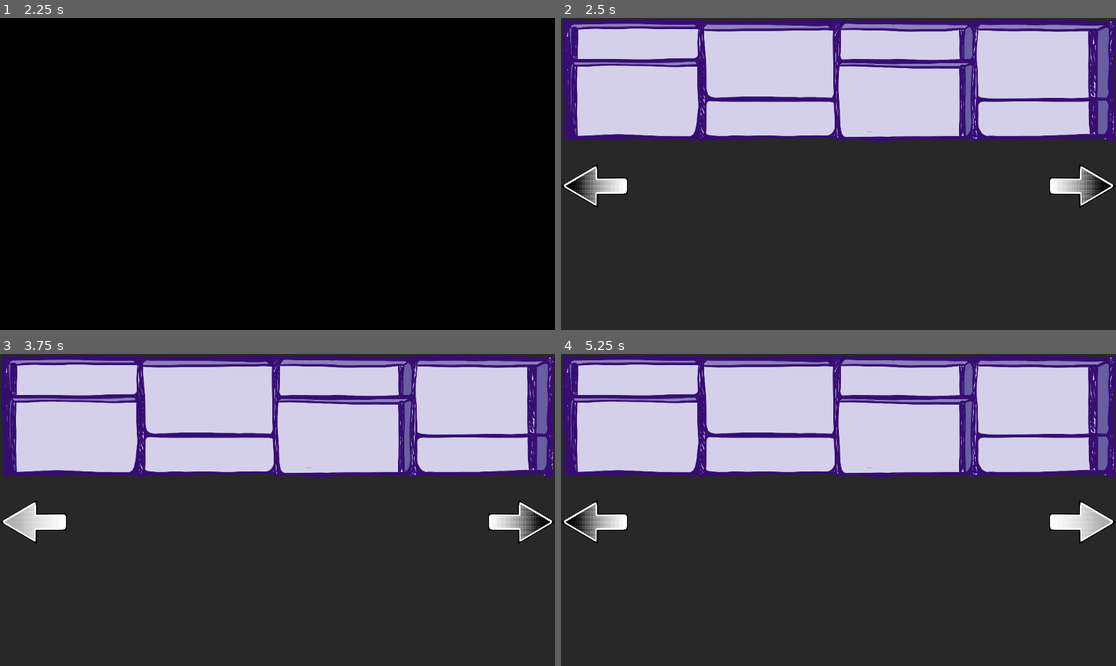
Above: before the commit, frames 1-4 (two rows, left to right).
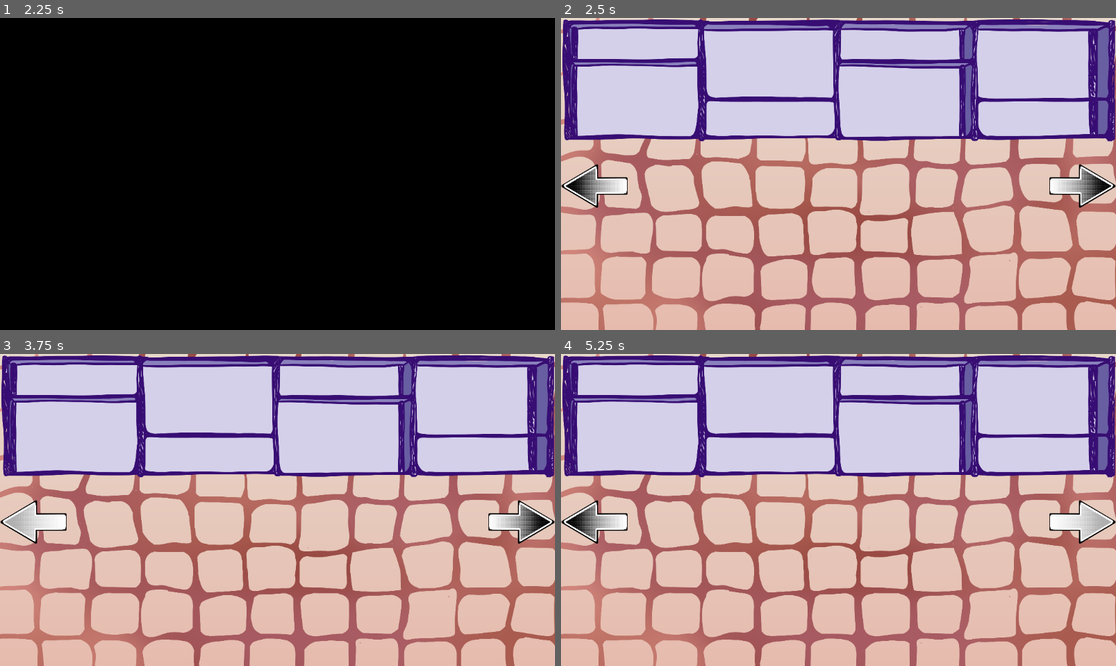
Above: after the commit, the same moments.

Repository: authenticBloodshed/gOATmeal
Game: Godot game, scene res://MainMenu.tscn
The game is run twice, just before and just after one commit, with the same random seed, the same clock (stepped at 60 frames per second) and the same inputs.
Inputs (mouse positions are in pixels of both pictures, inside the frame that each line leads up to):
- Up to frame 1 (2.25 s): click "START" at 0.5 s; click "START" at 1.25 s; click "START" at 2 s
- Up to frame 2 (2.5 s): no input
- Up to frame 3 (3.75 s): click (521, 522) at 2.75 s; click (33, 516) at 3.5 s
- Up to frame 4 (5.25 s): click (594, 522) at 4.25 s; click (1054, 519) at 5 s

Frame 1 is identical in both runs. In frame 2, 61% of the frame differs, in the area x 0-100%, y 0-100%; in frame 3, 61%; in frame 4, 61%.

Commit message:
Added wall asset

Diff:
--- a/game.gd
+++ b/game.gd
@@ -1,7 +1,5 @@
 extends Node2D
 
-
-# Called when the node enters the scene tree for the first time.
 func _ready():
 	$ColorRect/AnimationPlayer.play("fade_out")
 	await get_tree().create_timer(1.0).timeout
--- a/game.tscn
+++ b/game.tscn
@@ -7,6 +7,7 @@
 [ext_resource type="Texture2D" uid="uid://dbynhogc1sr6y" path="res://ArrowUnselected.png" id="5_h2uob"]
 [ext_resource type="AudioStream" uid="uid://de83sj2no0dya" path="res://562294-colorscrimsontears-click_mRrswwXk.wav" id="6_7cm77"]
 [ext_resource type="Texture2D" uid="uid://bu3bijha23vjn" path="res://ArrowClick.png" id="6_lbjtf"]
+[ext_resource type="Texture2D" uid="uid://beexh3ycvj1rl" path="res://wall.png" id="7_acpgm"]
 [ext_resource type="Texture2D" uid="uid://dgy2dputb4r37" path="res://ArrowHover.png" id="7_xh6vo"]
 [ext_resource type="PackedScene" uid="uid://cymwnfrhohpeu" path="res://NewNotebook.tscn" id="9_14vmo"]
 [ext_resource type="Texture2D" uid="uid://c6oc3cl7ri1ks" path="res://cabinet.png" id="10_sldwx"]
@@ -14,11 +15,15 @@
 [node name="Game" type="Node2D"]
 script = ExtResource("1_ottce")
 
-[node name="TextEdit" type="TextEdit" parent="."]
-offset_right = 1157.0
-offset_bottom = 660.0
-text = "Keuken Pantry Placeholder"
-editable = false
+[node name="Wall" type="Sprite2D" parent="."]
+position = Vector2(592.25, 330)
+scale = Vector2(0.394833, 0.33)
+texture = ExtResource("7_acpgm")
+
+[node name="Cabinet" type="Sprite2D" parent="."]
+position = Vector2(576, 141)
+scale = Vector2(0.38275, 0.38275)
+texture = ExtResource("10_sldwx")
 
 [node name="ColorRect" parent="." instance=ExtResource("2_rxlpj")]
 visible = false
@@ -45,6 +50,10 @@
 scale = Vector2(0.309167, 0.250556)
 texture = ExtResource("4_urpfi")
 
+[node name="ClickSound" type="AudioStreamPlayer2D" parent="."]
+stream = ExtResource("6_7cm77")
+volume_db = 10.0
+
 [node name="PrepStationButton" type="TextureButton" parent="."]
 offset_left = 1013.0
 offset_top = 279.0
@@ -67,17 +76,8 @@
 stretch_mode = 0
 flip_h = true
 
-[node name="ClickSound" type="AudioStreamPlayer2D" parent="."]
-stream = ExtResource("6_7cm77")
-volume_db = 10.0
-
 [node name="NotebookManager" parent="." instance=ExtResource("9_14vmo")]
 visible = false
-
-[node name="Cabinet" type="Sprite2D" parent="."]
-position = Vector2(576, 141)
-scale = Vector2(0.38275, 0.38275)
-texture = ExtResource("10_sldwx")
 
 [connection signal="pressed" from="CloseButton" to="." method="_on_close_button_pressed"]
 [connection signal="pressed" from="CloseButton" to="Breakfast" method="_on_close_button_pressed"]
Not shown: 1 places in game.tscn that only renumber resources
Binary file added: wall.png
Not shown, added: wall.png.import
